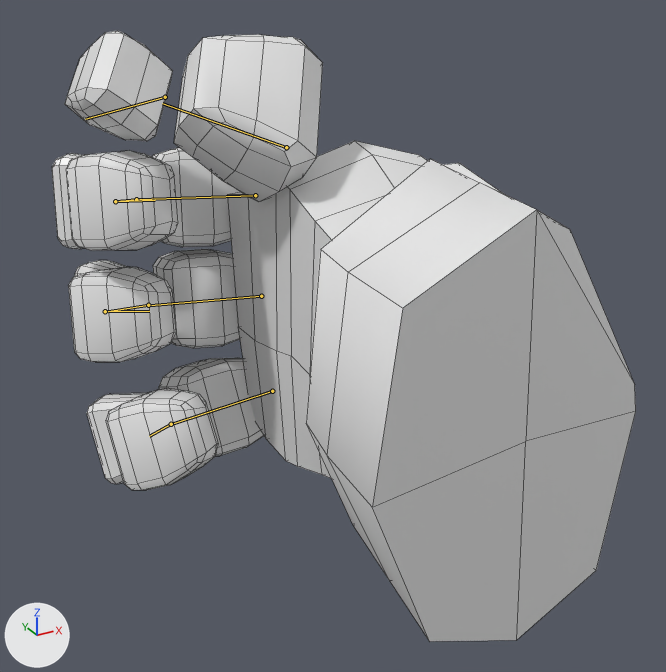
Two versions of the FBX model blendFiles/Chara/FBX/SMSH_RIG_Hand_Character.fbx, one commit apart.
One viewpoint serves both versions: a 50 mm camera at (-0.283, -0.255, 0.152) aimed at (-0.133, 0.016, 0.016). The lights are fixed; the arrows at lower left show +X, +Y and +Z. The picture after the commit comes second. Both versions are drawn at frame 1 of the action 'Rig_Hand|additive_idle'; the numbers are the values there. The bones that change are drawn over the model as lines. Mesh edges are drawn as thin lines.

Names of what the first picture shows: 'msh_hand_character'.
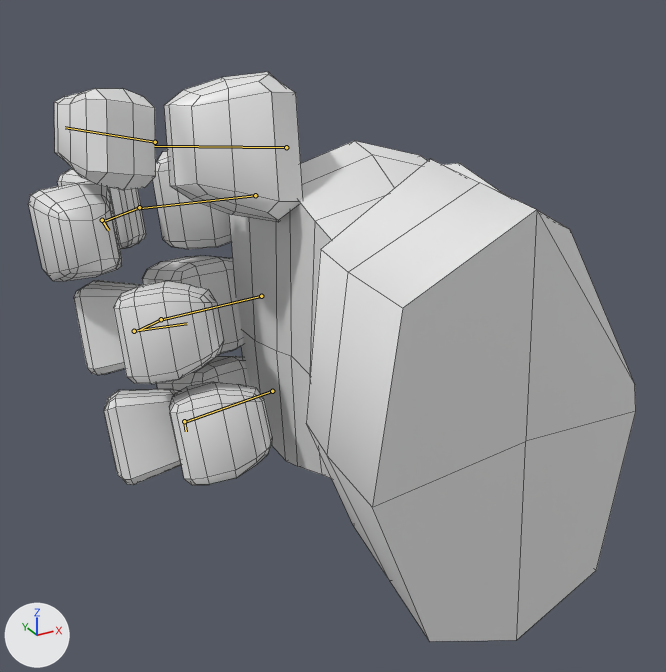
What differs and where, as boxes (x1, y1, x2, y2) in the pictures (666 x 672 px):
'msh_hand_character', posed (7% shorter)
    before: (52, 31, 636, 641)
    after: (28, 72, 636, 641)
bone 'Thumb_01', root to tip
    before: (286, 147) to (162, 103)
    after: (286, 147) to (154, 146)
bone 'Thumb_02', root to tip
    before: (165, 97) to (85, 119)
    after: (155, 142) to (65, 127)
bone 'Finger01.01', root to tip
    before: (255, 195) to (136, 199)
    after: (255, 195) to (139, 208)
bone 'Finger01.02', root to tip
    before: (136, 199) to (120, 201)
    after: (139, 207) to (106, 220)
bone 'Finger01.03', root to tip
    before: (115, 201) to (155, 200)
    after: (102, 220) to (108, 230)
bone 'Finger02.01', root to tip
    before: (261, 296) to (149, 305)
    after: (261, 296) to (162, 319)
bone 'Finger02.02', root to tip
    before: (148, 305) to (108, 311)
    after: (161, 319) to (138, 330)
bone 'Finger02.03', root to tip
    before: (105, 311) to (149, 311)
    after: (134, 331) to (187, 323)
bone 'Finger03.01', root to tip
    before: (272, 391) to (172, 424)
    after: (272, 391) to (186, 421)
bone 'Finger03.02', root to tip
    before: (171, 424) to (149, 436)
    after: (184, 421) to (186, 431)

What the commit changed:
Bone 'Thumb_01' (bone_thumb_01) turns from (-16, -99, 79) to (22, -125, 57) degrees about its own x, y and z.
Bone 'Thumb_02' (bone_thumb_02) turns from (0, 0, 65) to (0, 0, 47) degrees about its own x, y and z.
Bone 'Finger01.01' (bone_finger01_01) turns from (2, 12, 69) to (-5, 2, 56) degrees about its own x, y and z.
Bone 'Finger01.02' (bone_finger01_02) turns from (0, 0, 69) to (0, 0, 56) degrees about its own x, y and z.
Bone 'Finger01.03' (bone_finger01_03) turns from (0, 0, 69) to (0, 0, 56) degrees about its own x, y and z.
Bone 'Finger02.01' (bone_finger02_01) turns from (2, 13, 73) to (0, 13, 92) degrees about its own x, y and z.
Bone 'Finger02.02' (bone_finger02_02) turns from (0, 0, 29) to (0, 0, 37) degrees about its own x, y and z.
Bone 'Finger02.03' (bone_finger02_03) turns from (0, 0, 115) to (0, 0, 109) degrees about its own x, y and z.
Bone 'Finger03.01' (bone_finger03_01) turns from (-4, 22, 84) to (3, 17, 101) degrees about its own x, y and z.
Bone 'Finger03.02' (bone_finger03_02) turns from (0, 0, 45) to (0, 0, 54) degrees about its own x, y and z.
